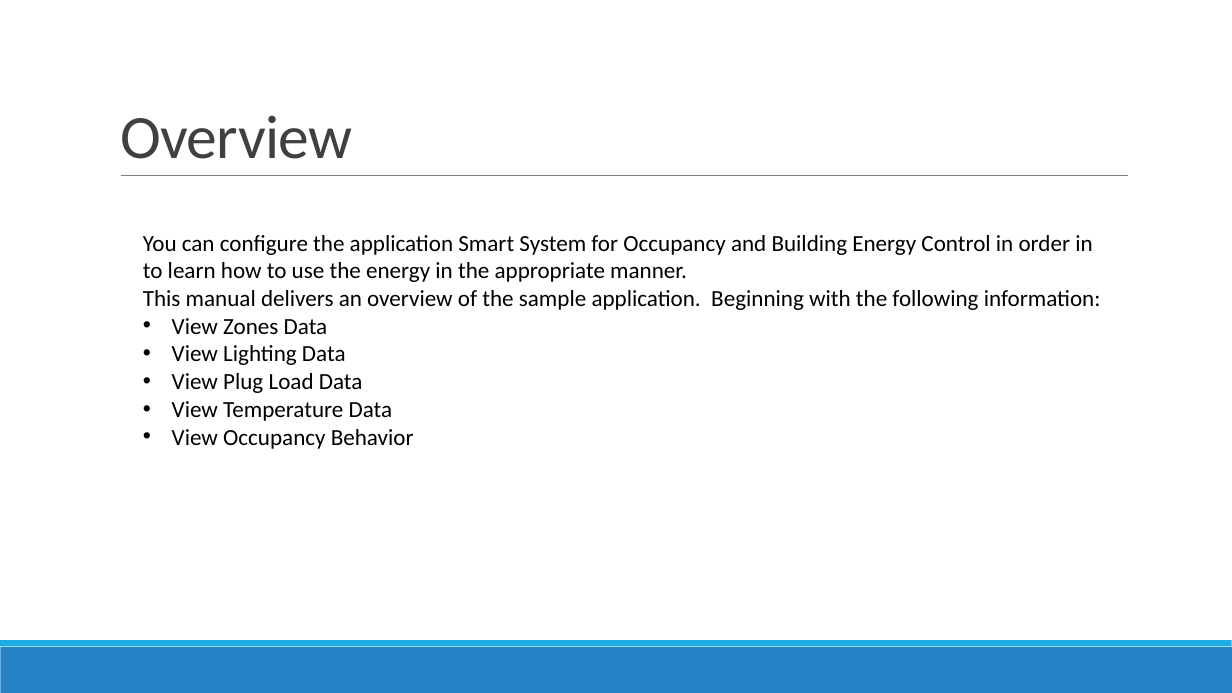
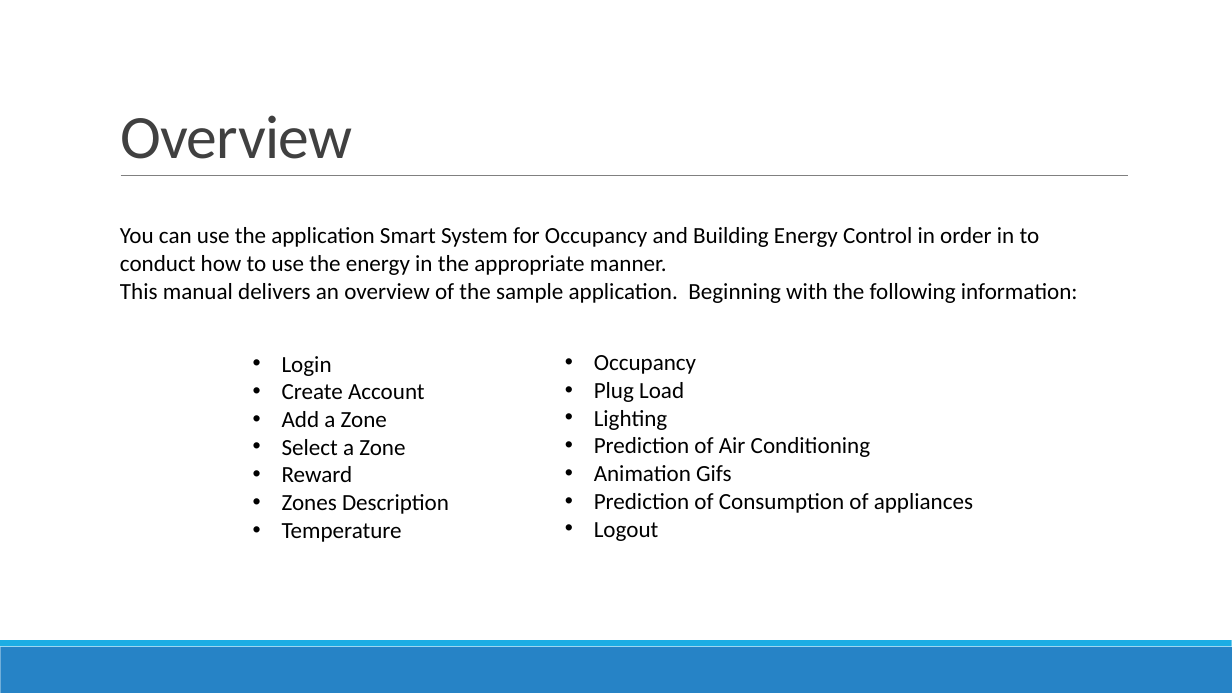
Before and after one commit to FIU-SCIS-Senior-Projects/Smart-Systems-for-Occupancy-and-Building-Energy-Control, a slide deck: slide 2 of Documents/User Manual.pptx. Drawn at 1232x693 pixels with LibreOffice and Linux fonts; fonts in the diff are those of the drawing. Boxes give left, top, right and bottom in pixels: in the first picture for what was removed or moved away, otherwise in the second. Text is boxed around its words. In the diff, an @@ line names an element or a change of style, - is before the commit and + after.

```diff
--- a/Documents/User Manual.pptx
+++ b/Documents/User Manual.pptx
@@ text "You can use the application ...": place and size @@
-text "You can use the application ..." at (143, 235, 1101, 449)
+text "You can use the application ..." at (120, 227, 1078, 303)
@@ text at (120, 227, 1040, 275): text changed @@
-You can configure the application Smart System for Occupancy and Building Energy Control in order in to learn how to use the energy in the appropriate manner.
+You can use the application Smart System for Occupancy and Building Energy Control in order in to conduct how to use the energy in the appropriate manner.
@@ text at (172, 318, 414, 449): paragraphs removed @@
-• View Zones Data
-• View Lighting Data
-• View Plug Load Data
-• View Temperature Data
-• View Occupancy Behavior
@@ text added at (282, 356, 449, 542), 18 pt, text #000000 @@
+• Login
+• Create Account
+• Add a Zone
+• Select a Zone
+• Reward
+• Zones Description
+• Temperature
@@ text added at (594, 355, 973, 541), 18 pt, text #000000 @@
+• Occupancy
+• Plug Load
+• Lighting
+• Prediction of Air Conditioning
+• Animation Gifs
+• Prediction of Consumption of appliances
+• Logout
```
Also in this commit, not shown: 8 other slides changed, 4 slides added, 6 other files.
